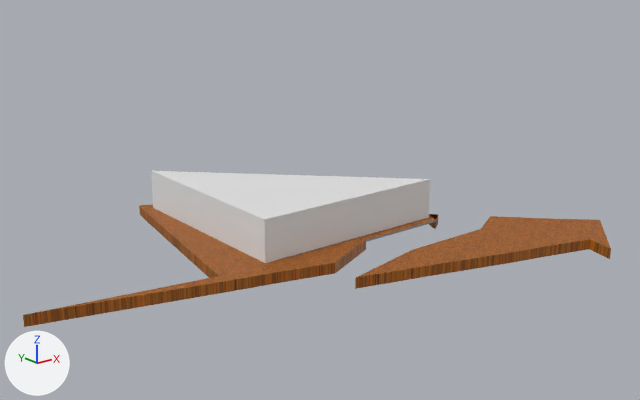
A saved change to the glTF model Gangsta Wizards/Main/BUILDINGS/Utility and Misc/Water Treatment.glb.
Camera for both pictures: a 50 mm camera at (-71.8, -101.4, 43.1) aimed at (9.1, -0.3, 2.7). Lighting does not change. The marker at lower left points along +X, +Y and +Z. The first picture is the older version. Where no turn or scale is listed for an object, it has been applied to the vertices. Vertices at exactly the same position are counted once.

Script lines for the objects in view, before the commit:
```python
me_cube = bpy.data.meshes.new('Cube')
me_cube.from_pydata(...)  # 20 vertices, 42 faces; spans x -10.5..22.6, y -12.8..20.3, z -0.2..0.2
# faces by material slot: [32, 10]
me_cube.materials.append(mat_concrete)  # grey #9d9d9d
me_cube.materials.append(mat_red_dirt)  # picture img_red_dirt
me_cube_001 = bpy.data.meshes.new('Cube.001')
me_cube_001.from_pydata(...)  # 24 vertices, 50 faces; spans x -0.2..30.3, y -15.6..14.9, z -3.0..3.0
me_cube_002 = bpy.data.meshes.new('Cube.002')
me_cube_002.from_pydata([(0.2, -15.3, 3.0), (0.2, 14.3, 3.0), (29.7, -15.3, 3.0), (0.2, 14.3, 2.7), (0.2, -15.3, 2.7), (29.7, -15.3, 2.7)], [], [(2, 0, 1), (5, 3, 4), (2, 1, 3), (2, 3, 5), (0, 2, 5), (0, 5, 4), (1, 0, 4), (1, 4, 3)])
me_cube_016 = bpy.data.meshes.new('Cube.016')
me_cube_016.from_pydata(...)  # 72 vertices, 128 faces; spans x 54.1..135.1, y 467.7..526.0, z -1.4..0.2
me_cube_016.materials.append(mat_red_dirt)  # picture img_red_dirt
ob_ext_walls = bpy.data.objects.new('Ext Walls', me_cube_001)
ob_ext_walls.location = (-8.8, 4.3, 3.2)
ob_floor___ground = bpy.data.objects.new('Floor & Ground', me_cube)
ob_floor___ground.location = (0.0, 0.0, 0.0)
ob_roof = bpy.data.objects.new('Roof', me_cube_002)
ob_roof.location = (-8.8, 4.3, 3.2)
ob_undeveloped_land_001 = bpy.data.objects.new('Undeveloped Land.001', me_cube_016)
ob_undeveloped_land_001.location = (-94.1, -504.3, 0.0)
```
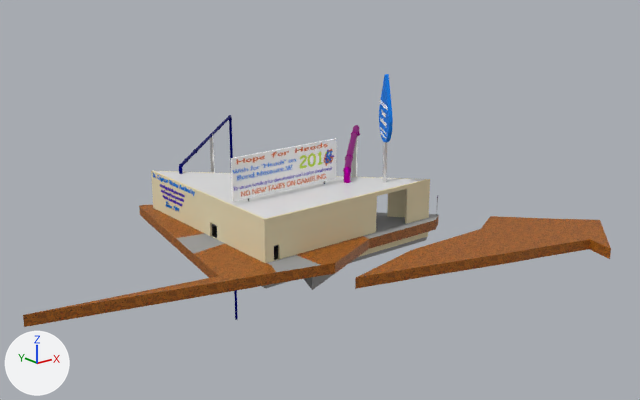
What changed in the scene script:
```text
Add mat_conc___tan:
    mat_conc___tan = principled_material('Conc - Tan')
    mat_conc___tan.base_color = (0.8, 0.706, 0.465)  # beige #e7dbb6
    mat_conc___tan.roughness = 1.0
Change me_cube_001:
    remove me_cube_001.from_pydata(...)  # 24 vertices, 50 faces; spans x -0.2..30.3, y -15.6..14.9, z -3.0..3.0
    add me_cube_001.from_pydata(...)  # 56 vertices, 130 faces; spans x -0.2..30.3, y -15.6..14.9, z -3.0..6.1
    me_cube_001 part 1: 9 vertices moved from x -0.2..30.3, y -15.6..14.9, z 3.0 to x -0.2..30.3, y -15.6..14.9, z 6.1; 3 vertices removed from x 0.2..29.7, y -15.6..-15.3, z 3.0; 35 vertices added at x -0.2..29.7, y -15.6..-2.0, z -0.4..6.1
    me_cube_001 part 2: 29 faces spanning x -0.2..30.3, y -15.6..14.9, z -3.0..6.1 switch from no material to mat_conc___tan (beige #e7dbb6)
    add me_cube_001.materials.append(mat_concrete)  # grey #9d9d9d
Change me_cube_016:
    remove me_cube_016.from_pydata(...)  # 72 vertices, 128 faces; spans x 54.1..135.1, y 467.7..526.0, z -1.4..0.2
    add me_cube_016.from_pydata(...)  # 85 vertices, 172 faces; spans x 54.1..135.1, y 467.7..526.0, z -1.4..0.2
    me_cube_016 part 3
    18 vertices are removed from x 83.6..117.8, y 491.6..524.7, z -1.4..0.2
    53 faces are deleted
    2 vertices move from x 116.2..116.8, y 492.9..494.3, z -1.4 to x 117.0, y 492.5, z -1.4..0.2
    21 vertices are added at x 79.6..115.6, y 487.9..524.6, z -1.4..0.2
    10 new vertices lie (0.0, 0.0, 1.6) away from vertices in x 83.7..115.6, y 491.6..524.6, z -1.4
    78 new faces join them, mat_red_dirt (picture img_red_dirt)
    19 new faces join them, mat_concrete (grey #9d9d9d)
    me_cube_016 part 4: 77 kept faces spanning x 54.1..135.1, y 467.7..526.0, z -1.4..0.2 get new texture (UV) coordinates
    add me_cube_016.materials.append(mat_concrete)  # grey #9d9d9d
Add me_cube_005:
    me_cube_005.from_pydata([(-0.3, -0.3, -0.3), (-0.3, -0.3, 0.3), (-0.3, 0.3, -0.3), (-0.3, 0.3, 0.3), (29.9, -0.3, -0.3), (29.9, -0.3, 0.3), (-0.3, 29.8, -0.3), (-0.3, 29.8, 0.3)], [], [(0, 1, 3), (0, 3, 2), (2, 3, 7), (2, 7, 6), (6, 7, 5), (6, 5, 4), (4, 5, 1), (4, 1, 0), (2, 6, 4), (2, 4, 0), (7, 3, 1), (7, 1, 5)])
    me_cube_005.materials.append(mat_concrete)  # grey #9d9d9d
Change ob_ext_walls:
    ob_ext_walls.location: (-8.8, 4.3, 3.2) -> (-8.8, 4.3, 0.2)
Remove ob_floor___ground:
    ob_floor___ground = bpy.data.objects.new('Floor & Ground', me_cube)
Add ob_sign_001:
    ob_sign_001 = bpy.data.objects.new('Sign.001', me_text_003)  # 5014 vertices, 9472 faces; spans x -5.26..4.14, y -8.35..4.29, z -3.89..0.73; in mat_blue_sign (blue #007be7), mat_dark_blue_sign (purple #4200ba)
    ob_sign_001.location = (-3.8, 14.6, 5.4)
Add ob_sign_text:
    ob_sign_text = bpy.data.objects.new('Sign Text', me_text_001)  # 2692 vertices, 5056 faces; spans x -1.71..1.18, y -2.1..2.4, z -0.79..4.4; in mat_white (white #ffffff)
    ob_sign_text.location = (15.6, -8.0, 13.8)
Add ob_vote_sign:
    ob_vote_sign = bpy.data.objects.new('Vote Sign', me_cube_011)  # 9264 vertices, 17868 faces; spans x -9.2..9.1, y -0.3..0.3, z -3.0..3.0; in mat_sign_white (white #ffffff), mat_blue_sign (blue #007be7), mat_dark_blue_sign (purple #4200ba), mat_orange_sign (orange #e76500), mat_yellow_sign (yellow #cae700)
    ob_vote_sign.location = (0.5, -3.4, 9.8)
Add ob_sign:
    ob_sign = bpy.data.objects.new('Sign', me_cylinder_001)  # 42 vertices, 76 faces; spans x -2.0..1.9, y -3.0..3.1, z -4.6..11.5; in mat_light_metal (white #e7e7e7), mat_blue_sign (blue #007be7)
    ob_sign.location = (15.3, -7.9, 10.8)
Add ob_san_piping:
    ob_san_piping = bpy.data.objects.new('SAN Piping', me_cylinder_005)  # 316 vertices, 628 faces; spans x -11.1..26.8, y 4.3..28.0, z -6.3..2.1; in mat_pink_paint (pink #b6009f)
    ob_san_piping.location = (5.6, -9.9, 6.4)
Add ob_platform:
    ob_platform = bpy.data.objects.new('Platform', me_cube_012)  # 38 vertices, 72 faces; spans x -1.6..4.8, y -0.2..20.8, z -0.2..1.7; in mat_dark_metal (dark grey #3c3c3c)
    ob_platform.location = (-7.0, -10.8, 0.0)
Add ob_outdoor_braces:
    ob_outdoor_braces = bpy.data.objects.new('Outdoor Braces', me_cylinder_004)  # 169 vertices, 410 faces; spans x -10.5..10.4, y -26.6..2.9, z -0.3..31.3; in mat_light_metal (white #e7e7e7)
    ob_outdoor_braces.location = (18.0, 39.2, -23.1)
Add ob_intake_piping:
    ob_intake_piping = bpy.data.objects.new('Intake Piping', me_cylinder_003)  # 573 vertices, 1135 faces; spans x -1.8..25.4, y -2.7..25.5, z -43.1..0.4; in mat_blue_painted_pipe (blue #000889)
    ob_intake_piping.location = (-4.6, 16.6, 7.3)
Add ob_ground_entrance:
    ob_ground_entrance = bpy.data.objects.new('Ground entrance', me_cube_008)  # 20 vertices, 36 faces; spans x -18.9..3.0, y -3.1..8.5, z -5.3..2.3; in mat_concrete (grey #9d9d9d)
    ob_ground_entrance.location = (18.1, -8.0, -0.7)
Add ob_floor:
    ob_floor = bpy.data.objects.new('Floor', me_cube_005)
    ob_floor.location = (-8.6, -10.9, -3.2)
```

Changed parts and their boxes [x1, y1, x2, y2] in the pictures (640 x 400 px):
'Ext Walls', reshaped, moved: [151, 171, 430, 263] in both
'Vote Sign', added: after [231, 138, 337, 202]
'Floor & Ground', deleted: before [145, 207, 436, 267]
'Sign', added: after [379, 74, 393, 182]
'Ground entrance', added: after [304, 216, 406, 290]
'Intake Piping', added: after [179, 115, 238, 320]
'SAN Piping', added: after [343, 125, 360, 183]
'Floor', added: after [262, 237, 427, 288]
'Outdoor Braces', added: after [210, 134, 358, 177]
'Sign.001', added: after [153, 173, 195, 212]
'Platform', added (mostly hidden): after [212, 226, 278, 260]
'Sign Text', added: after [380, 100, 388, 139]
part 1 of me_cube_001, cut back: [152, 171, 429, 263] in both
part 2 of me_cube_001, recoloured: [151, 171, 430, 263] in both
part 3 of me_cube_016, built on: [144, 205, 438, 283] in both
part 4 of me_cube_016, surface changed: [25, 216, 611, 327] in both
